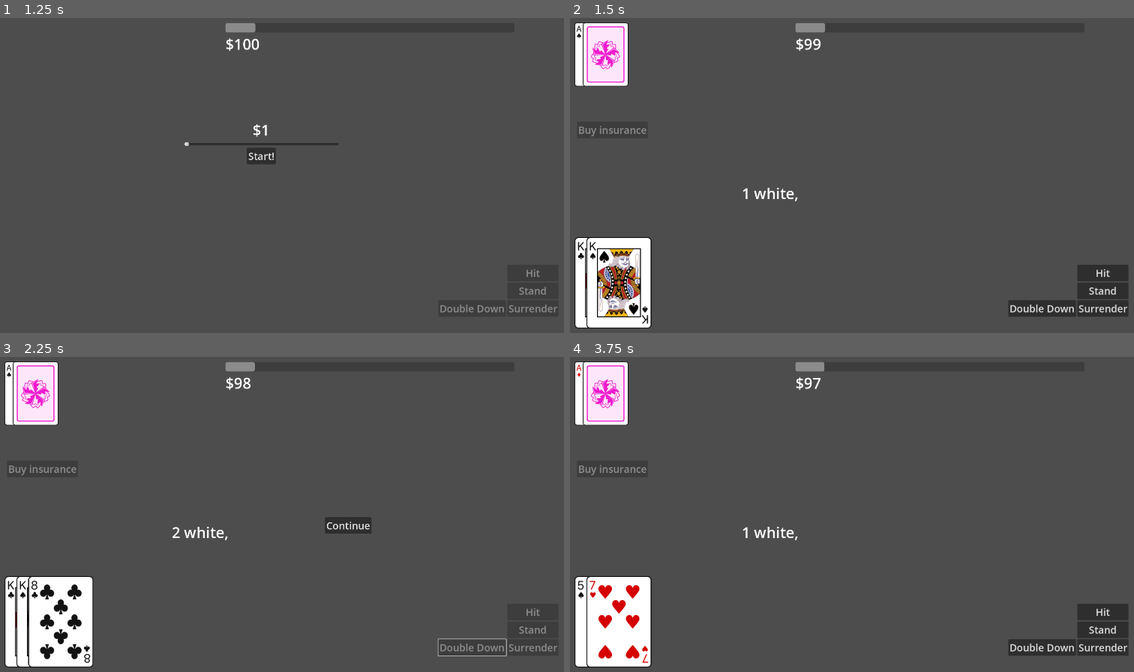
Above: before the commit, frames 1-4 (two rows, left to right).
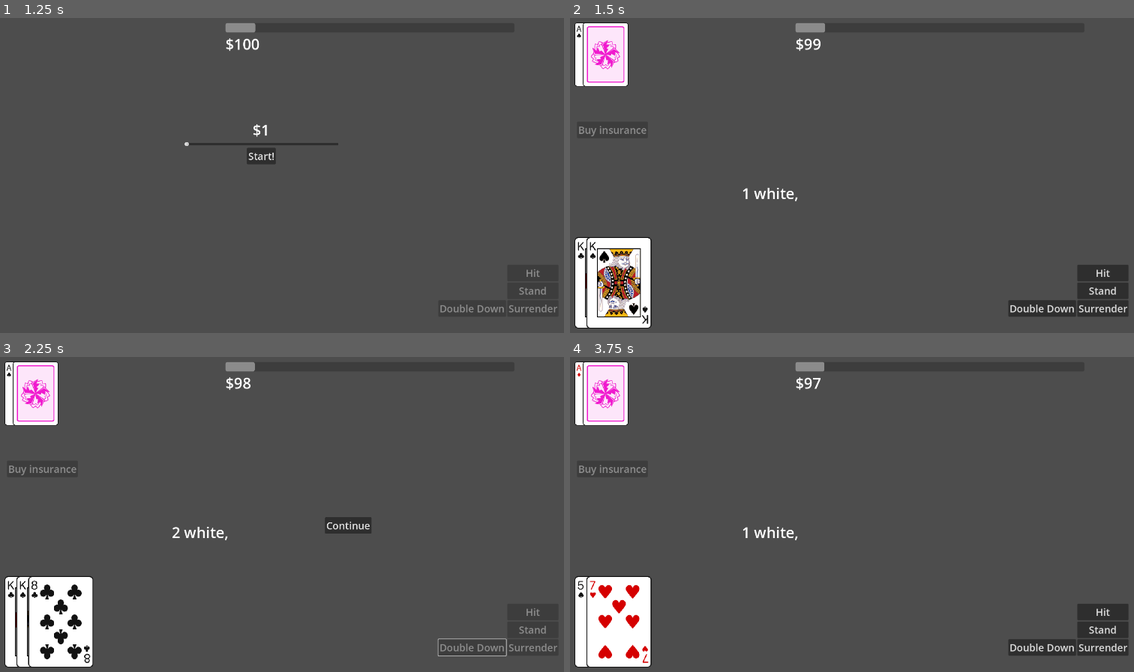
Above: after the commit, the same moments.

Repository: Tofutush/blackjack-with-sky
Game: Godot game, scene res://scenes/Start/Start.tscn
Two runs of this game, one before a commit and one after it. Both use one fixed random seed, a clock stepped at 60 frames per second and the inputs below.
Inputs:
- Up to frame 1 (1.25 s): click "Start" at 0.5 s
- Up to frame 2 (1.5 s): click "Start!" at 1.25 s
- Up to frame 3 (2.25 s): click "Double Down" at 2 s
- Up to frame 4 (3.75 s): click "Continue" at 2.75 s; click "Start!" at 3.5 s

Frame 1 is identical in both runs. In frame 2, 0.6% of the frame differs, in the area x 0-15%, y 1-99%; in frame 3, 0.4%; in frame 4, 0.3%.

Commit message:
use atlas texture instead of sprite2d

Diff:
--- /dev/null
+++ b/scenes/CardDisplay/card_display.gd
@@ -0,0 +1,44 @@
+extends TextureRect
+class_name CardDisplay
+
+const WIDTH = 209
+const HEIGHT = 294
+const BACK_REGION = Rect2(Vector2(0, HEIGHT * 4), Vector2(WIDTH, HEIGHT))
+
+var card: Card
+
+func _ready() -> void:
+	texture = texture.duplicate()
+
+func showFront() -> void:
+	texture.region = getRegion()
+
+func showBack() -> void:
+	texture.region = BACK_REGION
+
+func getRegion() -> Rect2:
+	var x: int
+	var y: int
+	match card.suit:
+		'Diamonds':
+			y = 0
+		'Hearts':
+			y = 294
+		'Spades':
+			y = 294 * 2
+		'Clubs':
+			y = 294 * 3
+		_:
+			push_error('card suit doesnt exist: ' + card.suit)
+	match card.rank:
+		'A':
+			x = 0
+		'J':
+			x = 209 * 10
+		'Q':
+			x = 209 * 11
+		'K':
+			x = 209 * 12
+		_:
+			x = 209 * (int(card.rank) - 1)
+	return Rect2(Vector2(x, y), Vector2(WIDTH, HEIGHT))
--- /dev/null
+++ b/scenes/CardDisplay/card_display.tscn
@@ -0,0 +1,15 @@
+[gd_scene load_steps=4 format=3 uid="uid://dnimx4rlh7ejx"]
+
+[ext_resource type="Texture2D" uid="uid://bsppoymneohor" path="res://assets/cards.png" id="1_8ewbe"]
+[ext_resource type="Script" uid="uid://br1m56mbr2t82" path="res://scenes/CardDisplay/card_display.gd" id="2_mqors"]
+
+[sub_resource type="AtlasTexture" id="AtlasTexture_k3004"]
+atlas = ExtResource("1_8ewbe")
+region = Rect2(0, 0, 209, 294)
+
+[node name="CardDisplay" type="TextureRect"]
+texture_filter = 1
+offset_right = 40.0
+offset_bottom = 40.0
+texture = SubResource("AtlasTexture_k3004")
+script = ExtResource("2_mqors")
--- a/scenes/DeckDisplay/deck_display.gd
+++ b/scenes/DeckDisplay/deck_display.gd
@@ -1,7 +1,6 @@
 extends Control
 class_name DeckDisplay
 
-@export var cardScale: float
 var deck: Deck
 
 func _ready() -> void:
@@ -12,49 +11,15 @@
 		child.queue_free()
 
 func addCard(card: Card, back = false) -> void:
-	var sprite = Sprite2D.new()
-	sprite.texture = preload("res://assets/cards.png")
-	# determine which region to pick
-	if back:
-		sprite.region_rect = Rect2(Vector2(0, 294 * 4), Vector2(209, 294))
-	else:
-		sprite.region_rect = getRegion(card)
-	sprite.region_enabled = true
-	sprite.centered = false
-	# offsets it by 38 * the number of children it has already so it shows the side of the prev card. also multiplies it by scale
-	sprite.position = Vector2(38 * cardScale * get_child_count(), 0)
-	sprite.scale = Vector2(cardScale, cardScale)
+	var sprite = preload("res://scenes/CardDisplay/card_display.tscn").instantiate()
+	sprite.card = card
+	# offsets it by 38 * the number of children it has already so it shows the side of the prev card
+	sprite.position = Vector2(38 * get_child_count(), 0)
+	if back: sprite.showBack()
+	else: sprite.showFront()
 	add_child(sprite)
 
 func turnLastBackCard() -> void:
 	if deck and get_child_count() != 0:
-		var lastCard = deck.getCard(deck.getCardCount() - 1)
 		var child = get_child(get_child_count() - 1)
-		child.region_rect = getRegion(lastCard)
-
-func getRegion(card: Card) -> Rect2:
-	var x: int
-	var y: int
-	match card.suit:
-		'Diamonds':
-			y = 0
-		'Hearts':
-			y = 294
-		'Spades':
-			y = 294 * 2
-		'Clubs':
-			y = 294 * 3
-		_:
-			push_error('card suit doesnt exist: ' + card.suit)
-	match card.rank:
-		'A':
-			x = 0
-		'J':
-			x = 209 * 10
-		'Q':
-			x = 209 * 11
-		'K':
-			x = 209 * 12
-		_:
-			x = 209 * (int(card.rank) - 1)
-	return Rect2(Vector2(x, y), Vector2(209, 294))
+		child.showFront()
--- a/scenes/DeckDisplay/deck_display.tscn
+++ b/scenes/DeckDisplay/deck_display.tscn
@@ -1,15 +1,18 @@
 [gd_scene load_steps=3 format=3 uid="uid://gk6yldhrov2y"]
 
-[ext_resource type="Texture2D" uid="uid://bsppoymneohor" path="res://assets/cards.png" id="1_ap2lk"]
 [ext_resource type="Script" uid="uid://ygr8hs6rqm0g" path="res://scenes/DeckDisplay/deck_display.gd" id="1_k3004"]
+[ext_resource type="PackedScene" uid="uid://dnimx4rlh7ejx" path="res://scenes/CardDisplay/card_display.tscn" id="3_6w2jv"]
 
 [node name="DeckDisplay" type="Control"]
 layout_mode = 3
 anchors_preset = 0
 script = ExtResource("1_k3004")
 
-[node name="Sprite2D" type="Sprite2D" parent="."]
-texture = ExtResource("1_ap2lk")
-centered = false
-region_enabled = true
-region_rect = Rect2(209, 0, 209, 294)
+[node name="CardDisplay" parent="." instance=ExtResource("3_6w2jv")]
+layout_mode = 0
+
+[node name="CardDisplay2" parent="." instance=ExtResource("3_6w2jv")]
+layout_mode = 0
+offset_left = 39.0
+offset_right = 248.0
+offset_bottom = 294.0
--- a/scenes/Main/Main.tscn
+++ b/scenes/Main/Main.tscn
@@ -54,7 +54,6 @@
 offset_top = 0.359985
 offset_bottom = 0.359985
 grow_vertical = 0
-cardScale = 1.0
 
 [node name="DealerDeckDisplay" parent="." instance=ExtResource("6_q8kdv")]
 layout_mode = 1
@@ -65,7 +64,7 @@
 anchor_bottom = 0.044
 offset_top = 0.479996
 offset_bottom = 0.479996
-cardScale = 0.7
+scale = Vector2(0.7, 0.7)
 
 [node name="ContinueButton" type="Button" parent="."]
 layout_mode = 1
Not shown, added: scenes/CardDisplay/card_display.gd.uid
